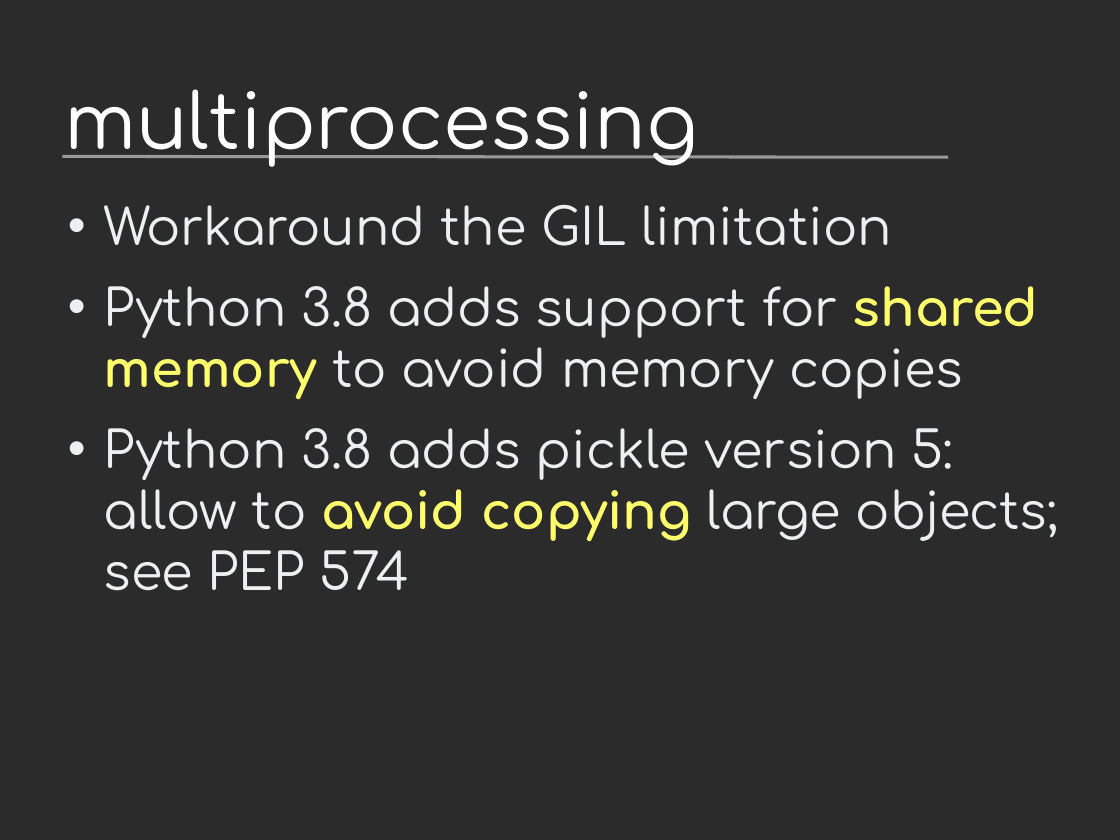
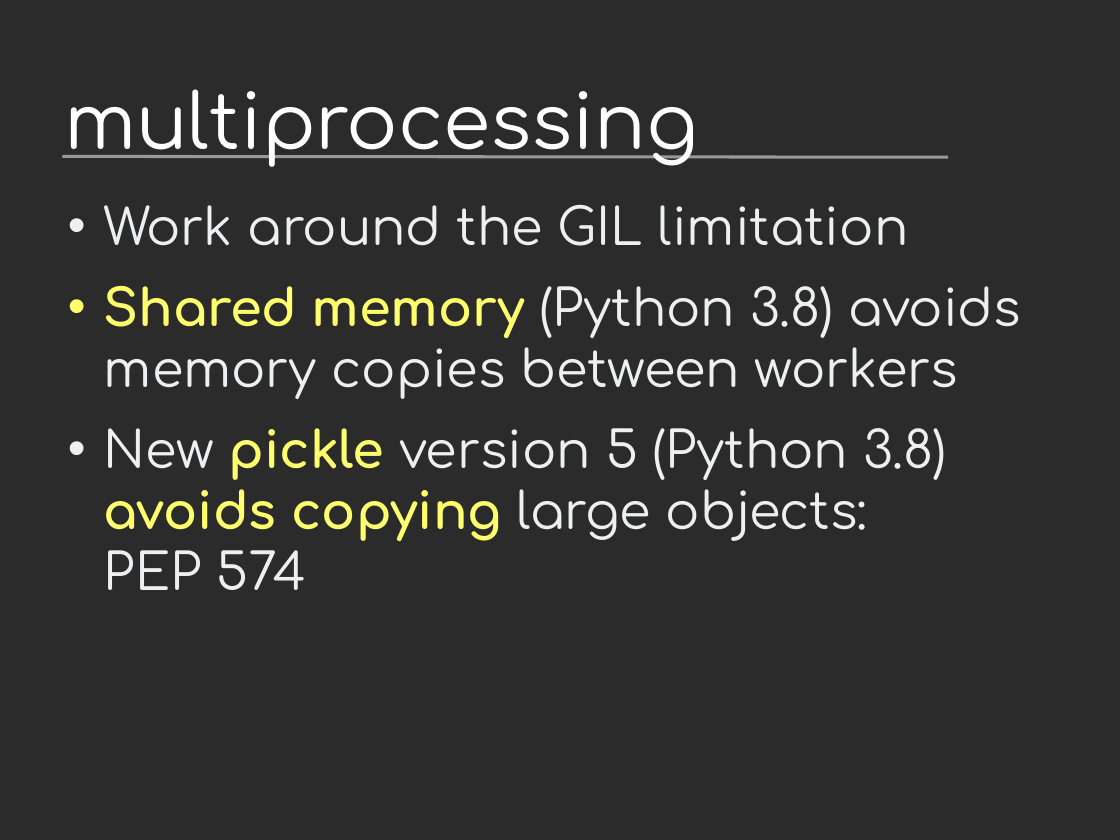
Before and after one commit to vstinner/talks, a slide deck: slide 18 of 2019-EuroPython/python_performance.odp. Drawn at 1120x840 pixels with LibreOffice and Linux fonts; fonts in the diff are those of the drawing; background and template pictures are left out; a plain dark background stands for a picture behind light text. Boxes give left, top, right and bottom in pixels: in the first picture for what was removed or moved away, otherwise in the second. Text is boxed around its words. In the diff, an @@ line names an element or a change of style, - is before the commit and + after.

Commit message:
EuroPython

```diff
--- a/2019-EuroPython/python_performance.odp
+++ b/2019-EuroPython/python_performance.odp
@@ text at box(104, 205, 1021, 590): text changed @@
-• Workaround the GIL limitation
-• Python 3.8 adds support for shared memory to avoid memory copies
-• Python 3.8 adds pickle version 5: allow to avoid copying large objects; see PEP 574
+• Work around the GIL limitation
+• Shared memory (Python 3.8) avoids memory copies between workers
+• New pickle version 5 (Python 3.8) avoids copying large objects:
+  PEP 574
```
Also in this commit, not shown: 19 other slides changed, 4 slides added, 2 slides removed.
